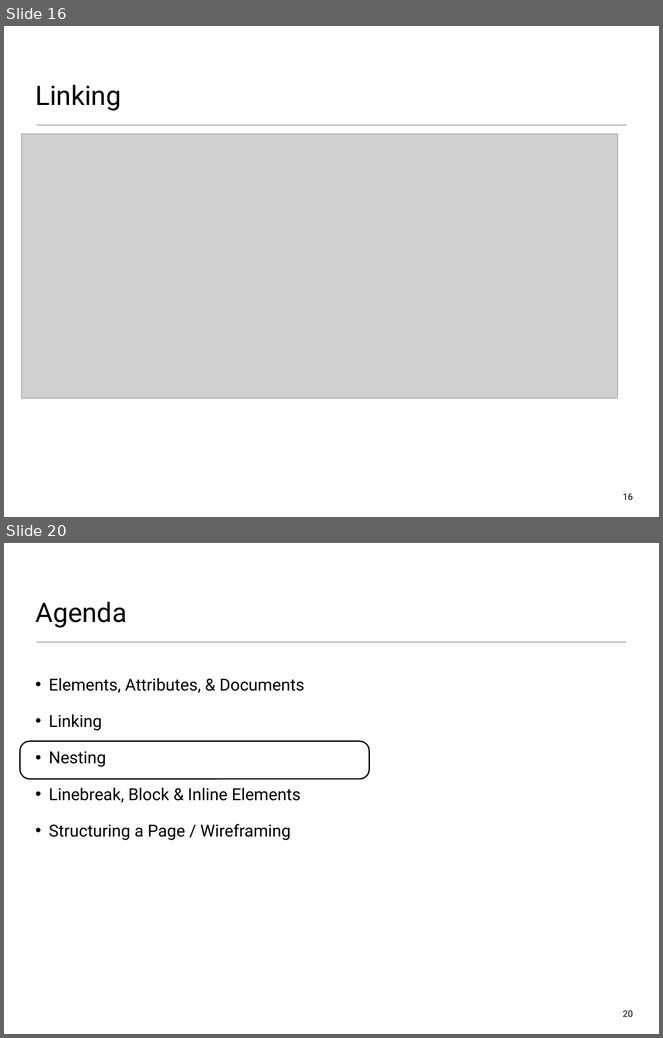
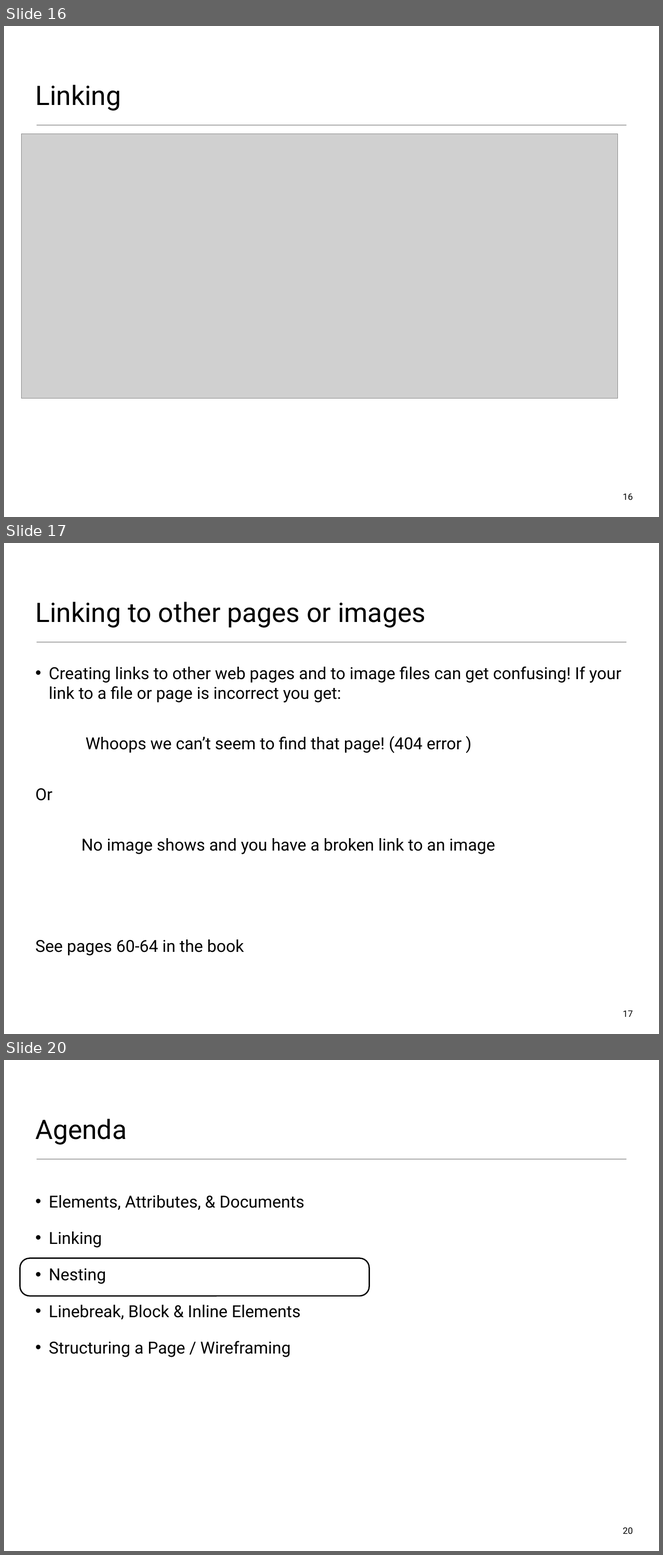
Before and after one commit to wit-web-dev-2015/web-dev-1, a slide deck: topic01/talk-2/b-html-page-structure.pptx. Shown one above the other, each under a label of ours: slides 16 and 20 before the commit, slides 16, 17 and 20 after it; the slides between them are not shown. The pictures are 663x1038 and 663x1555 pixels, drawn with LibreOffice and Linux fonts; fonts in the diff are those of the drawing; grey boxes stand for pictures. Boxes give left, top, right and bottom in pixels: in the first picture for what was removed or moved away, otherwise in the second. Text is boxed around its words. In the diff, an @@ line names an element or a change of style, - is before the commit and + after.

```diff
--- a/topic01/talk-2/b-html-page-structure.pptx
+++ b/topic01/talk-2/b-html-page-structure.pptx
@@ slide 17 added at box(4, 543, 659, 1034), background #FFFFFF; not listed: 1 template element that a slide beside it also shows @@
@@ title added at box(35, 602, 426, 628), 42 pt, text #000000 @@
+Linking to other pages or images
@@ text added at box(35, 666, 622, 956), 26 pt, text #000000 @@
+• Creating links to other web pages and to image files can get confusing! If your link to a file or page is incorrect you get:
+Whoops we can’t seem to find that page! (404 error )
+Or
+No image shows and you have a broken link to an image
+See pages 60-64 in the book
@@ page number added at box(623, 1010, 633, 1017), 14 pt, text #000000 @@
+17
```
Also in this commit, not shown: 8 slides changed, 4 other slides added, 3 slides removed, 10 other files.
